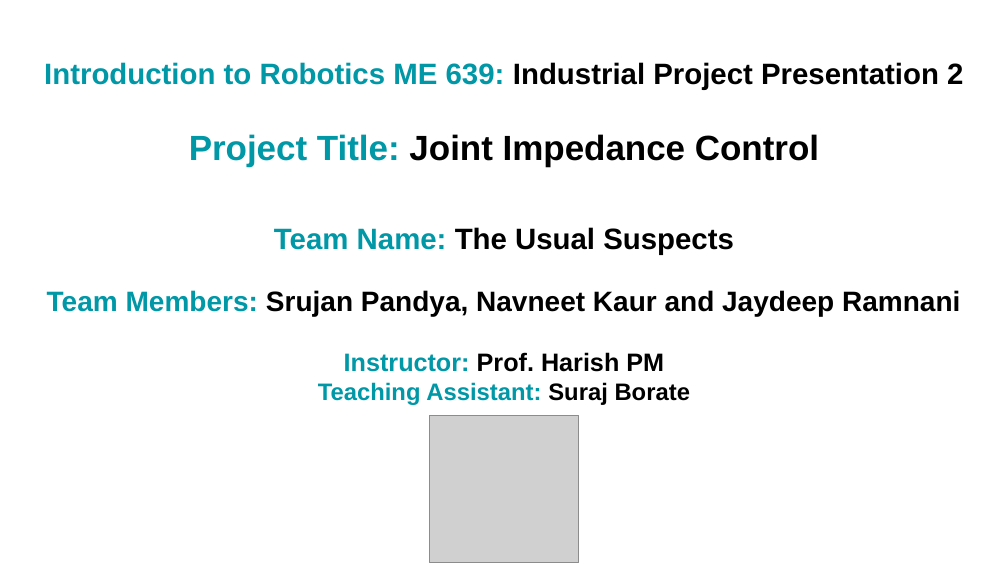
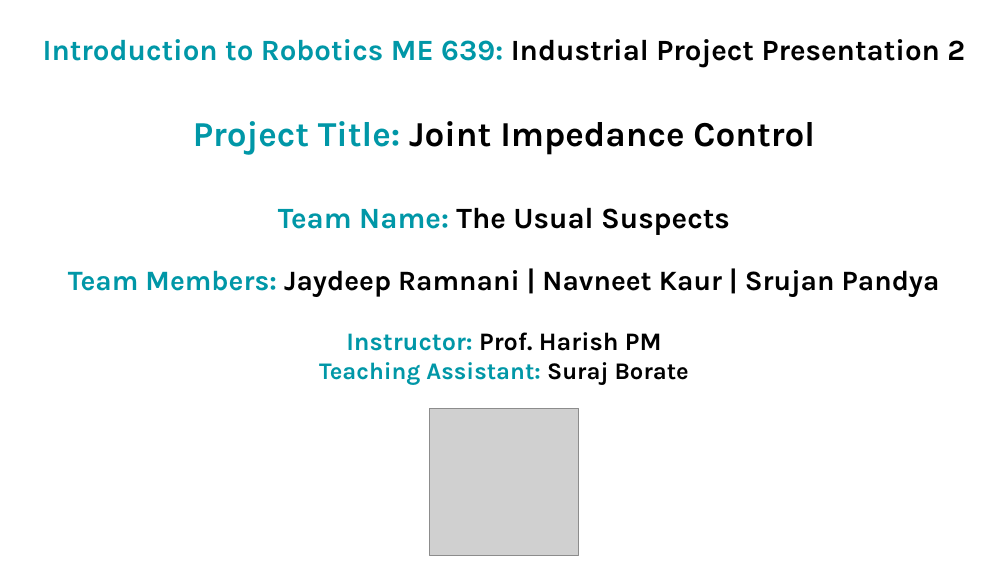
Before and after one commit to Jaydeep33/iitgn-robotics, a slide deck: slide 1 of Industrial Project Presentation - The Usual Suspects.pptx. Drawn at 1008x567 pixels with LibreOffice and Linux fonts; fonts in the diff are those of the drawing; grey boxes stand for pictures. Boxes give left, top, right and bottom in pixels: in the first picture for what was removed or moved away, otherwise in the second. Text is boxed around its words. In the diff, an @@ line names an element or a change of style, - is before the commit and + after.

```diff
--- a/Industrial Project Presentation - The Usual Suspects.pptx
+++ b/Industrial Project Presentation - The Usual Suspects.pptx
@@ rectangle "Introduction to Robotics ME 639: ...": place and size @@
-rectangle "Introduction to Robotics ME 639: ..." at box(20, 44, 988, 101)
+rectangle "Introduction to Robotics ME 639: ..." at box(20, 21, 988, 78)
@@ rectangle "Introduction to Robotics ME 639: ..." at box(20, 21, 988, 78): font Arial to Karla @@
@@ text "Project Title: Joint Impedance Control" at box(193, 121, 815, 155): font Arial to Karla @@
@@ text "Project Title: Joint Impedance Control": place and size @@
-text "Project Title: Joint Impedance Control" at box(189, 134, 819, 167)
+text "Project Title: Joint Impedance Control" at box(193, 121, 815, 155)
@@ text "Team Name: The Usual Suspects": place and size @@
-text "Team Name: The Usual Suspects" at box(47, 227, 960, 405)
+text "Team Name: The Usual Suspects" at box(68, 207, 940, 385)
@@ text at box(278, 207, 730, 385): font Arial to Karla in "Team Name: The Usual Suspects", "Instructor: Prof. Harish PM", "Teaching Assistant: Suraj Borate" @@
@@ text at box(68, 270, 940, 297): text changed; font Arial to Karla @@
-Team Members: Srujan Pandya, Navneet Kaur and Jaydeep Ramnani
+Team Members: Jaydeep Ramnani | Navneet Kaur | Srujan Pandya
@@ picture: place and size @@
-picture at box(429, 415, 580, 562)
+picture at box(429, 408, 580, 555)
```
Also in this commit, not shown: 4 other slides changed, 6 slides added, 8 slides removed.
